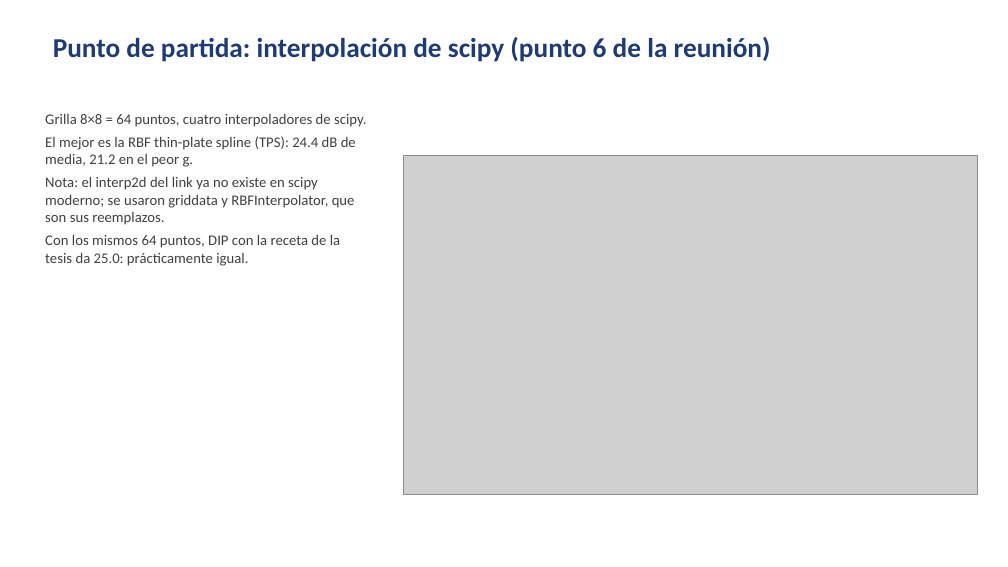
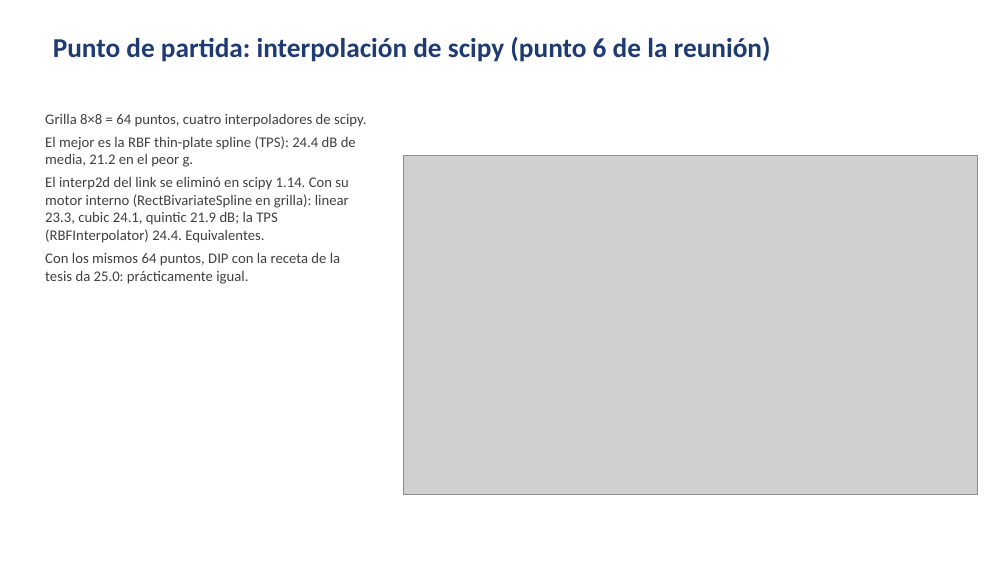
Before and after one commit to santiafonso/Tesis, a slide deck: slide 5 of presentaciones/presentacion4_autoexp/presentacion4_autoexp.pptx. Drawn at 1008x567 pixels with LibreOffice and Linux fonts; fonts in the diff are those of the drawing; grey boxes stand for pictures. Boxes give left, top, right and bottom in pixels: in the first picture for what was removed or moved away, otherwise in the second. Text is boxed around its words. In the diff, an @@ line names an element or a change of style, - is before the commit and + after.

Commit message:
interp2d (motor interno) vs TPS: equivalentes; origen de la biseccion en la presentacion

```diff
--- a/presentaciones/presentacion4_autoexp/presentacion4_autoexp.pptx
+++ b/presentaciones/presentacion4_autoexp/presentacion4_autoexp.pptx
@@ text at (45, 176, 349, 243): text changed @@
-Nota: el interp2d del link ya no existe en scipy moderno; se usaron griddata y RBFInterpolator, que son sus reemplazos.
+El interp2d del link se eliminó en scipy 1.14. Con su motor interno (RectBivariateSpline en grilla): linear 23.3, cubic 24.1, quintic 21.9 dB; la TPS (RBFInterpolator) 24.4. Equivalentes.
```
Also in this commit, not shown: 1 other slide changed, 2 other files.
